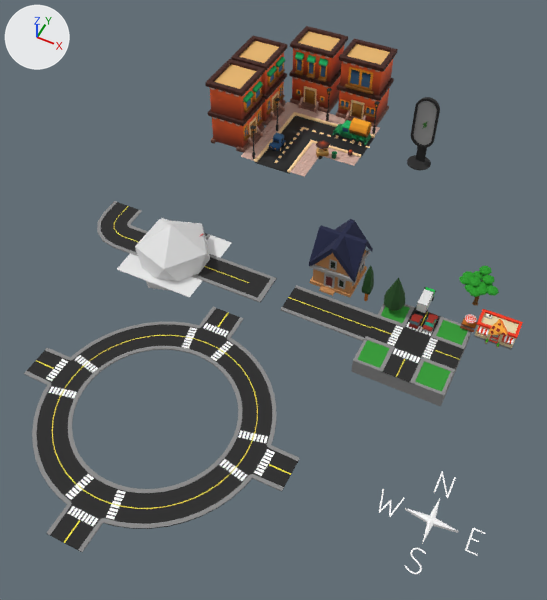
What one commit did to the glTF model data/cityandroads.glb.
One viewpoint serves both versions: a 50 mm camera at (0.93, -5.23, 6.4) aimed at (-1.62, -0.13, 0.03). Lighting does not change. The marker at upper left points along +X, +Y and +Z. The picture after the commit comes second. Where no turn or scale is listed for an object, it has been applied to the vertices. Vertices at exactly the same position are counted once.

In view in the first picture: 'charge_station', 'house_1', 'marker', 'pine_tree_2', 'pizza_hut', 'plane', 'road_corner', 'road_cross', 'road_end', 'road_roundabout', 'road_straight', 'streetview', 'tile' and 7 more.
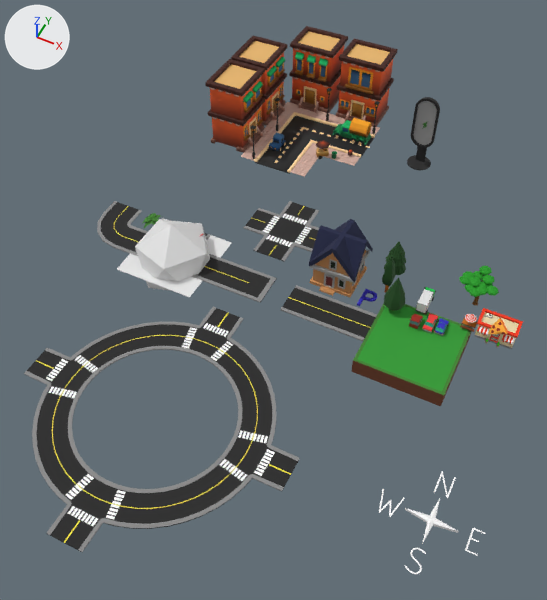
Boxes (x1, y1, x2, y2) around the edits, measured in the pictures (547 x 600 px):
'road_cross', reshaped, moved: before (365, 306, 465, 384); after (243, 201, 319, 262)
'pizza_hut', moved: before (460, 309, 523, 350); after (460, 308, 523, 349)
'pine_tree_2', moved: before (362, 265, 374, 301); after (382, 257, 395, 293)
'pine_tree_3', added: after (384, 241, 406, 275)
'car_hatchback', added: after (434, 318, 449, 336)
'parkingspot', added: after (357, 289, 377, 306)
'plant_1', added: after (142, 213, 163, 228)
part 2 of me_cube, recoloured: (353, 304, 471, 395) in both
part 3 of me_cube, recoloured: (352, 333, 471, 406) in both
part 4 of me_roads_003_street_lines_yellow_0, rebuilt: before (365, 306, 444, 384); after (243, 201, 319, 262)
part 5 of me_roads_003_street_lines_yellow_0, deleted: before (387, 322, 438, 363)
part 6 of me_roads_003_street_lines_yellow_0, built on: before (372, 312, 465, 377); after (253, 206, 316, 255)

What changed in the scene script:
```text
Add mat_dirt:
    mat_dirt = principled_material('Dirt')
    mat_dirt.base_color = (0.158, 0.048, 0.0183)  # brown #6f3e25
    mat_dirt.roughness = 0.985
Change me_roads_003_street_lines_yellow_0:
    remove me_roads_003_street_lines_yellow_0.from_pydata(...)  # 237 vertices, 208 faces; spans x -0.501..0.504, y -0.502..0.502, z -0.009..0.006
    add me_roads_003_street_lines_yellow_0.from_pydata(...)  # 274 vertices, 336 faces; spans x -0.5..0.5, y -0.5..0.5, z -0.008..0.006
    me_roads_003_street_lines_yellow_0 part 4: the loose piece of 69 vertices spanning x -0.501..0.178, y -0.502..0.502, z -0.009..0.006 is rebuilt with 122 vertices and now spans x -0.5..0.5, y -0.5..0.5, z -0.008..0.006
    me_roads_003_street_lines_yellow_0 part 5: 26 loose pieces with 104 vertices, spanning x -0.261..0.216, y -0.229..0.265, z 0.001, are deleted
    me_roads_003_street_lines_yellow_0 part 6: 64 vertices removed from x -0.501..0.504, y -0.502..0.502, z -0.009..0.006; 152 vertices added at x -0.5..0.5, y -0.5..0.5, z 0.002..0.004
    remove me_roads_003_street_lines_yellow_0.materials.append(mat_street_lines)  # white #ffffff
    add me_roads_003_street_lines_yellow_0.materials.append(mat_street_lines_001)  # white #ffffff
Change me_roof_colore_0_001:
    remove me_roof_colore_0_001.from_pydata(...)  # 2539 vertices, 4762 faces; spans x -0.377..0.217, y -0.181..0.219, z -0.102..0.224
    add me_roof_colore_0_001.from_pydata(...)  # 2539 vertices, 4762 faces; spans x -0.377..0.217, y -0.181..0.219, z -0.001..0.326
    me_roof_colore_0_001 part 1: the whole mesh is moved by (0.0, 0.0, 0.102)
Change me_cube:
    where me_cube.from_pydata(...)  # 12 vertices, 20 faces; spans x -0.5..0.5, y -0.5..0.5, z -0.2..0.0
    me_cube part 2: 10 faces spanning x -0.5..0.5, y -0.5..0.5, z -0.2..0.0 switch from mat_dark_concrete (grey #8b8b8b) to mat_leafgreen (green #428131)
    me_cube part 3: 8 faces spanning x -0.5..0.5, y -0.5..0.5, z -0.2..0.0 switch from mat_dark_concrete (grey #8b8b8b) to mat_dirt (brown #6f3e25)
Change ob_road_cross:
    ob_road_cross.location: (0.0, 0.0, 0.0) -> (-2.0, 1.0, 0.0)
Change ob_pine_tree_2:
    ob_pine_tree_2.location: (-0.7, 0.36, 0.0) -> (-0.54, 0.59, 0.0)
Change ob_pizza_hut:
    ob_pizza_hut.location: (0.75, 0.5, 0.09) -> (0.75, 0.5, 0.0)
Add ob_plant_1:
    ob_plant_1 = bpy.data.objects.new('plant_1', me_plant_005_material_010_0_001)  # 175 vertices, 224 faces; spans x -0.143..0.124, y -0.144..0.144, z -0.025..0.109; in mat_leafgreen (green #428131)
    ob_plant_1.location = (-3.54, 0.37, -0.01)
Add ob_car_hatchback:
    ob_car_hatchback = bpy.data.objects.new('car_hatchback', me_car_sedan_001)  # 320 vertices, 620 faces; spans x -0.057..0.057, y -0.104..0.104, z 0.0..0.087; in mat_colore (picture img_image_0), mat_blue (blue #2a25b6)
    ob_car_hatchback.location = (0.19, 0.33, 0.0)
Add ob_parkingspot:
    ob_parkingspot = bpy.data.objects.new('parkingspot', me_text)  # 40 vertices, 80 faces; spans x -0.07..0.095, y -0.148..0.115, z 0.0..0.021; in mat_blue (blue #2a25b6)
    ob_parkingspot.location = (-0.69, 0.39, 0.0)
Add ob_pine_tree_3:
    ob_pine_tree_3 = bpy.data.objects.new('pine_tree_3', me_tree_3_008_material_031_0_001)  # 267 vertices, 518 faces; spans x -0.119..0.13, y -0.125..0.126, z -0.001..0.515; in mat_color (picture img_image_0)
    ob_pine_tree_3.location = (-0.57, 0.9, 0.0)
```
